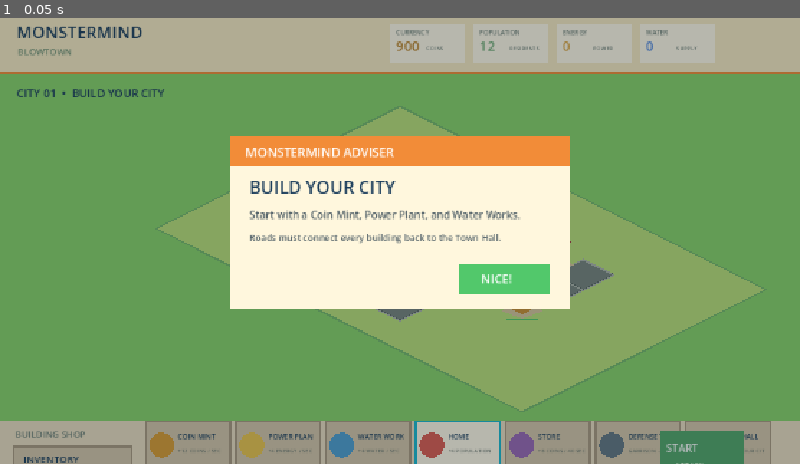
Above: before the commit, frame 1.
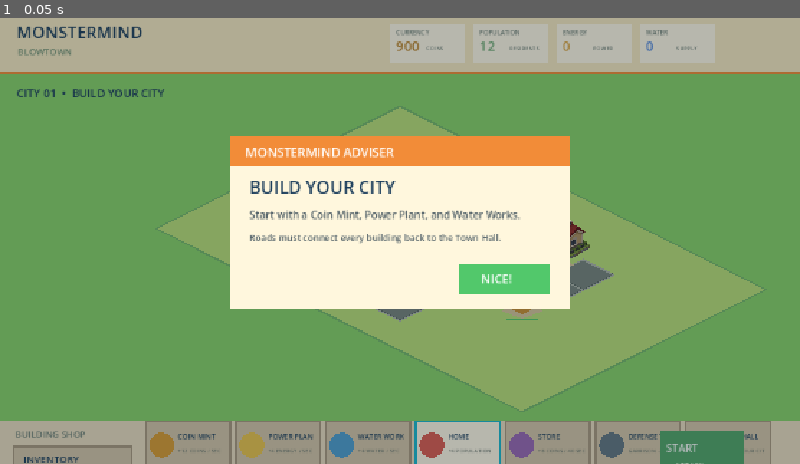
Above: after the commit, the same moment.

Repository: CyleA25088/Monstermind-reborn
Game: Godot game, scene res://node_2d.tscn
Two runs of this game, one before a commit and one after it. Both use one fixed random seed, a clock stepped at 60 frames per second and the inputs below.
Inputs:
- Up to frame 1 (0.05 s): no input

The runs differ from the first frame. In frame 1, 0.1% of the frame differs, in the area x 71-74%, y 45-54%.

Commit message:
house, tc, ape sprites

Diff:
--- a/new-game-project/monstermind_game.gd
+++ b/new-game-project/monstermind_game.gd
@@ -25,6 +25,10 @@
 ]
 
 var ui_font: Font
+var ape_texture: Texture2D
+var ape_frame_size := Vector2.ZERO
+var home_texture: Texture2D
+var town_texture: Texture2D
 var buildings: Array = []
 var road_cells: Array[Vector2i] = []
 var monsters: Array = []
@@ -59,6 +63,11 @@
 
 func _ready() -> void:
 	ui_font = ThemeDB.fallback_font
+	ape_texture = load("res://assets/sprites/giant-ape-enemy-sheet-draft.png")
+	if ape_texture:
+		ape_frame_size = Vector2(ape_texture.get_width() / 4.0, ape_texture.get_height() / 2.0)
+	home_texture = load("res://assets/sprites/house_plain_face_left.png")
+	town_texture = load("res://assets/sprites/town_center_face_left.png")
 	economy_system.controller = self
 	monster_system.controller = self
 	visual_system.controller = self
@@ -222,29 +231,36 @@
 	else:
 		foundation = PackedVector2Array([q + Vector2(-31, 8), q + Vector2(0, 20), q + Vector2(31, 8), q + Vector2(0, -4)])
 	draw_colored_polygon(foundation, Color("#fff0a8") if chosen else Color("#d5c49b"))
-	var body: PackedVector2Array
-	if b.kind == "store":
-		body = PackedVector2Array([
-			q + Vector2(-40, 8), q + Vector2(-40, -17), q + Vector2(0, -39),
-			q + Vector2(40, -17), q + Vector2(40, 8), q + Vector2(0, 29)
-		])
+	var connected := _is_building_connected(b)
+	var building_texture: Texture2D = home_texture if b.kind == "home" else town_texture if b.kind == "town" else null
+	if building_texture:
+		var sprite_size := Vector2(112, 96) if b.kind == "home" else Vector2(154, 128)
+		var sprite_position := q + Vector2(-56, -82) if b.kind == "home" else q + Vector2(-77, -118)
+		draw_texture_rect(building_texture, Rect2(sprite_position, sprite_size), false)
 	else:
-		body = PackedVector2Array([q + Vector2(-23, 1), q + Vector2(-23, -25), q + Vector2(0, -39), q + Vector2(23, -25), q + Vector2(23, 1), q + Vector2(0, 14)])
-	var connected := _is_building_connected(b)
-	draw_colored_polygon(body, Color("#7d756c") if not connected else (Color("#59494b") if b.state == "damaged" else b.color))
-	if b.kind == "home":
-		draw_colored_polygon(PackedVector2Array([q + Vector2(-28, -24), q + Vector2(0, -47), q + Vector2(28, -24), q + Vector2(0, -13)]), Color("#a73d43"))
-		draw_rect(Rect2(q + Vector2(-5, -5), Vector2(10, 18)), Color("#654434"))
-	elif b.kind == "store":
-		draw_colored_polygon(PackedVector2Array([q + Vector2(-45, -18), q + Vector2(0, -46), q + Vector2(45, -18), q + Vector2(0, 5)]), Color("#744b8e"))
-		draw_rect(Rect2(q + Vector2(-27, -8), Vector2(16, 12)), Color("#bce9e7"))
-		draw_rect(Rect2(q + Vector2(11, -8), Vector2(16, 12)), Color("#bce9e7"))
-		draw_rect(Rect2(q + Vector2(-5, 3), Vector2(10, 20)), Color("#5a3e4a"))
-	else:
-		draw_rect(Rect2(q + Vector2(-13, -20), Vector2(10, 10)), Color("#bce9e7"))
-		draw_rect(Rect2(q + Vector2(4, -20), Vector2(10, 10)), Color("#bce9e7"))
+		var body: PackedVector2Array
+		if b.kind == "store":
+			body = PackedVector2Array([
+				q + Vector2(-40, 8), q + Vector2(-40, -17), q + Vector2(0, -39),
+				q + Vector2(40, -17), q + Vector2(40, 8), q + Vector2(0, 29)
+			])
+		else:
+			body = PackedVector2Array([q + Vector2(-23, 1), q + Vector2(-23, -25), q + Vector2(0, -39), q + Vector2(23, -25), q + Vector2(23, 1), q + Vector2(0, 14)])
+		draw_colored_polygon(body, Color("#7d756c") if not connected else (Color("#59494b") if b.state == "damaged" else b.color))
+		if b.kind == "home":
+			draw_colored_polygon(PackedVector2Array([q + Vector2(-28, -24), q + Vector2(0, -47), q + Vector2(28, -24), q + Vector2(0, -13)]), Color("#a73d43"))
+			draw_rect(Rect2(q + Vector2(-5, -5), Vector2(10, 18)), Color("#654434"))
+		elif b.kind == "store":
+			draw_colored_polygon(PackedVector2Array([q + Vector2(-45, -18), q + Vector2(0, -46), q + Vector2(45, -18), q + Vector2(0, 5)]), Color("#744b8e"))
+			draw_rect(Rect2(q + Vector2(-27, -8), Vector2(16, 12)), Color("#bce9e7"))
+			draw_rect(Rect2(q + Vector2(11, -8), Vector2(16, 12)), Color("#bce9e7"))
+			draw_rect(Rect2(q + Vector2(-5, 3), Vector2(10, 20)), Color("#5a3e4a"))
+		else:
+			draw_rect(Rect2(q + Vector2(-13, -20), Vector2(10, 10)), Color("#bce9e7"))
+			draw_rect(Rect2(q + Vector2(4, -20), Vector2(10, 10)), Color("#bce9e7"))
+	if b.kind == "town" and not town_texture:
+		draw_circle(q + Vector2(0, -45), 8, Color("#f6d36a"))
 	if b.kind == "town":
-		draw_circle(q + Vector2(0, -45), 8, Color("#f6d36a"))
 		draw_string(ui_font, q + Vector2(-30, 36), "TOWN HALL", HORIZONTAL_ALIGNMENT_LEFT, -1, 10, Color("#334454"))
 	if b.kind == "mint":
 		draw_string(ui_font, q + Vector2(-20, -31), "MINT", HORIZONTAL_ALIGNMENT_LEFT, -1, 9, Color.WHITE)
@@ -279,13 +295,20 @@
 func _draw_monster(m: Dictionary) -> void:
 	var q: Vector2 = m.pos
 	_draw_shadow_ellipse(q + Vector2(0, 12), Vector2(27, 10), Color(0.08, 0.12, 0.13, 0.3))
-	draw_circle(q + Vector2(0, -20), 22, Color("#4e332b") if m.kind == "ape" else Color("#4f9a59"))
-	draw_circle(q + Vector2(-16, -27), 9, Color("#684035"))
-	draw_circle(q + Vector2(16, -27), 9, Color("#684035"))
-	draw_circle(q + Vector2(-7, -23), 3, Color("#f6dd8d"))
-	draw_circle(q + Vector2(7, -23), 3, Color("#f6dd8d"))
-	draw_line(q + Vector2(-10, -5), q + Vector2(-18, 12), Color("#4e332b"), 8.0)
-	draw_line(q + Vector2(10, -5), q + Vector2(18, 12), Color("#4e332b"), 8.0)
+	if m.kind != "ape" or not ape_texture:
+		return
+	var frame := 0
+	var animation_time: float = m.get("animation_time", 0.0)
+	var attack_time: float = m.get("attack_animation", 0.0)
+	if attack_time > 0.0:
+		frame = 5 if attack_time > 0.21 else 6
+	elif m.get("moving", false):
+		frame = 1 + (int(animation_time * 8.0) % 3)
+	var column := frame % 4
+	var row := frame / 4
+	var source := Rect2(Vector2(column, row) * ape_frame_size, ape_frame_size)
+	var destination := Rect2(q + Vector2(-48, -92), Vector2(96, 96))
+	draw_texture_rect_region(ape_texture, destination, source)
 
 func _draw_hud() -> void:
 	var w := get_viewport_rect().size.x
@@ -421,6 +444,8 @@
 func _update_monsters(delta: float) -> void:
 	for i in range(monsters.size() - 1, -1, -1):
 		var m: Dictionary = monsters[i]
+		m.animation_time = float(m.get("animation_time", 0.0)) + delta
+		m.attack_animation = maxf(0.0, float(m.get("attack_animation", 0.0)) - delta)
 		m.cooldown -= delta
 		if m.moving:
 			m.move_progress += delta / 0.42
@@ -435,6 +460,7 @@
 			m.target = target
 			if m.cooldown <= 0.0:
 				m.cooldown = 1.05
+				m.attack_animation = 0.42
 				_damage(target, 414)
 			continue
 		var next_grid: Vector2i = m.grid + m.direction
@@ -884,7 +910,7 @@
 			return
 		var attack_direction := _attack_direction(attack_grid)
 		var entry_grid := attack_grid - attack_direction
-		monsters.append({"kind": "ape", "grid": entry_grid, "direc …(159 unchanged characters)… 3, "move_progress": 1.0, "moving": false})
+		monsters.append({"kind": "ape", "grid": entry_grid, "direc …(159 unchanged characters)… 3, "move_progress": 1.0, "moving": false, "animation_time": 0.0, "attack_animation": 0.0})
 		adviser = "Giant Ape enters from outside the map and advances in a straight grid line."
 	elif selected_card == "bomb" and resources.coins >= 150:
 		resources.coins -= 150
Binary file added: new-game-project/assets/sprites/giant-ape-enemy-sheet-draft.png
Not shown, added: new-game-project/assets/sprites/giant-ape-enemy-sheet-draft.png.import
Binary file added: new-game-project/assets/sprites/house_plain_face_left.png
Not shown, added: new-game-project/assets/sprites/house_plain_face_left.png.import
Binary file added: new-game-project/assets/sprites/house_plain_face_right.png
Not shown, added: new-game-project/assets/sprites/house_plain_face_right.png.import
Binary file added: new-game-project/assets/sprites/town_center_face_left.png
Not shown, added: new-game-project/assets/sprites/town_center_face_left.png.import
Binary file added: new-game-project/assets/sprites/town_center_face_right.png
Not shown, added: new-game-project/assets/sprites/town_center_face_right.png.import
Not shown, added: assets/sprites/giant-ape-enemy-sheet-draft.png
Not shown, added: assets/sprites/house_plain_face_left.png
(and 3 more such lines)
